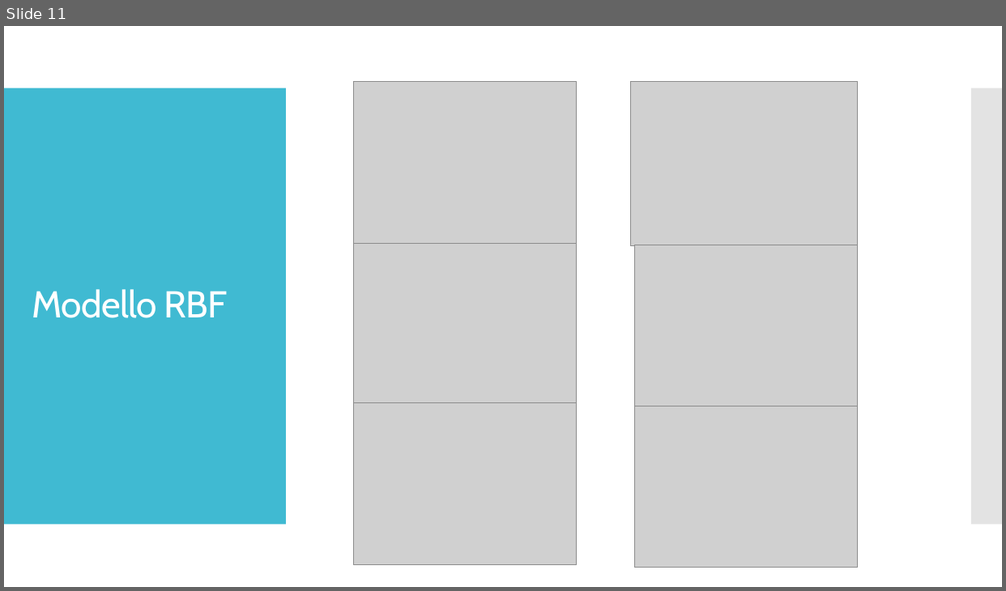
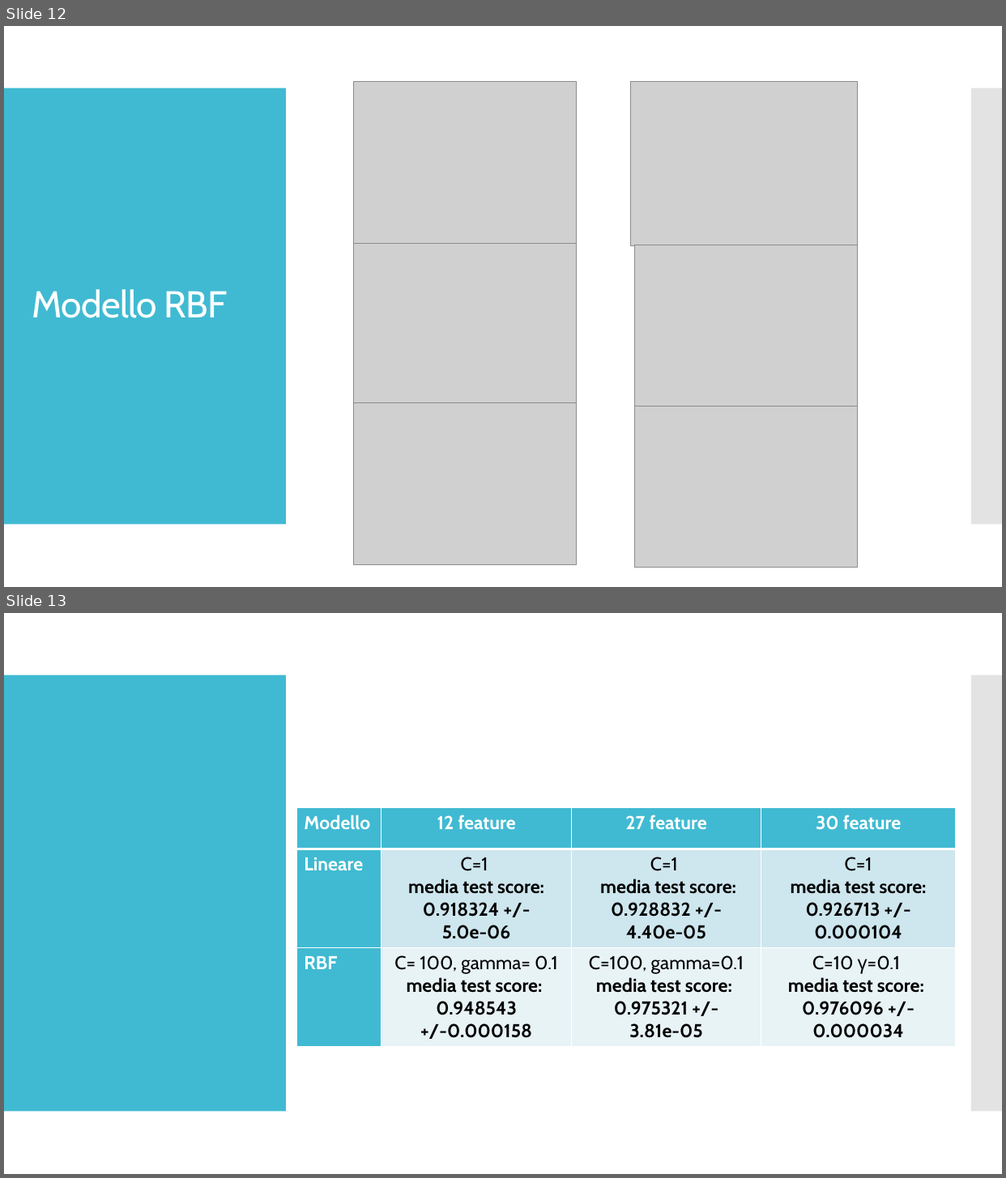
Before and after one commit to gianlubiscotto/Data-Analysis-and-Data-Mining, a slide deck: slide.pptx. Shown one above the other, each under a label of ours: slide 11 before the commit, slides 12 and 13 after it. The pictures are 1006x591 and 1006x1178 pixels, drawn with LibreOffice and Linux fonts; fonts in the diff are those of the drawing; grey boxes stand for pictures. Boxes give left, top, right and bottom in pixels: in the first picture for what was removed or moved away, otherwise in the second. Text is boxed around its words. In the diff, an @@ line names an element or a change of style, - is before the commit and + after.

```diff
--- a/slide.pptx
+++ b/slide.pptx
@@ slide 13 added at box(4, 613, 1002, 1174), background #FFFFFF; not listed: 2 template elements that a slide beside it also shows @@
@@ table added at box(296, 807, 957, 1042), 3 rows, 4 columns @@
+Modello | 12 feature | 27 feature | 30 feature
+Lineare | C=1 / media test score: 0.918324 +/- 5.0e-06 | C=1 / media test score: 0.928832 +/- 4.40e-05 | C=1 / media test score: / 0.926713 +/- 0.000104
+RBF | C= 100, gamma= 0.1 / media test score: / 0.948543 +/-0.000158 | C=100, gamma=0.1 / media test score: / 0.975321 +/- 3.81e-05 | C=10 γ=0.1 / media test score: / 0.976096 +/- 0.000034
@@ what was slide 11 is now slide 12 @@
```
Also in this commit, not shown: 6 slides changed, 1 other slide added, 1 slide removed.
